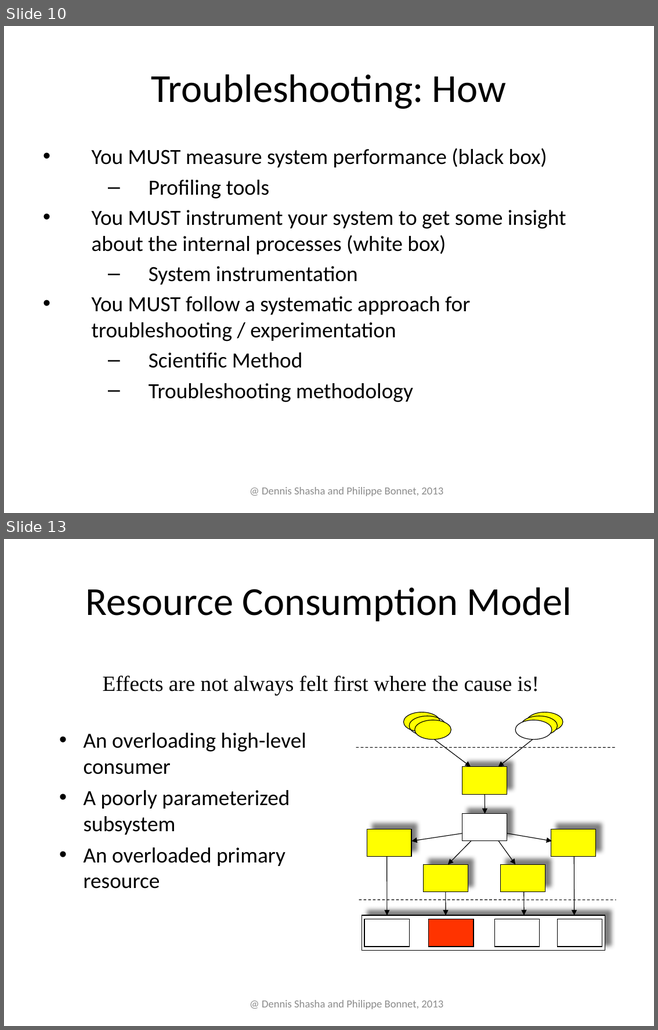
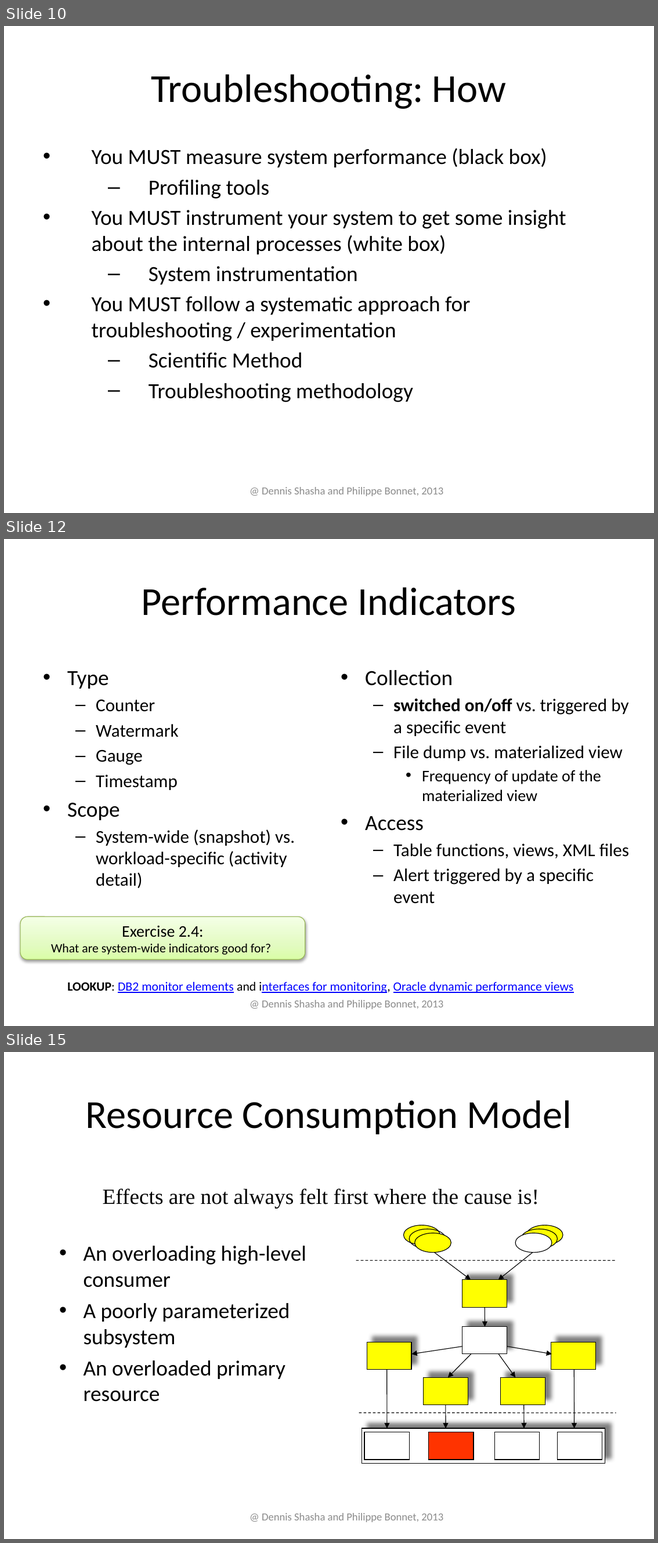
Before and after one commit to phbonnet/tuning, a slide deck: Slides/Troubleshooting.pptx. Shown one above the other, each under a label of ours: slides 10 and 13 before the commit, slides 10, 12 and 15 after it; the slides between them are not shown. The pictures are 658x1030 and 658x1543 pixels, drawn with LibreOffice and Linux fonts; fonts in the diff are those of the drawing. Boxes give left, top, right and bottom in pixels: in the first picture for what was removed or moved away, otherwise in the second. Text is boxed around its words. In the diff, an @@ line names an element or a change of style, - is before the commit and + after.

```diff
--- a/Slides/Troubleshooting.pptx
+++ b/Slides/Troubleshooting.pptx
@@ slide 12 added at (x1=4, y1=539, x2=654, y2=1026), background #FFFFFF @@
@@ title added at (x1=141, y1=587, x2=516, y2=616), 44 pt, text #000000 @@
+Performance Indicators
@@ text added at (x1=67, y1=671, x2=295, y2=888), 20 pt, text #000000 @@
+• Type
+  – Counter
+  – Watermark
+  – Gauge
+  – Timestamp
+• Scope
+  – System-wide (snapshot) vs. workload-specific (activity detail)
@@ text added at (x1=365, y1=670, x2=629, y2=904), 20 pt, text #000000 @@
+• Collection
+  – switched on/off vs. triggered by a specific event
+  – File dump vs. materialized view
+    • Frequency of update of the materialized view
+• Access
+  – Table functions, views, XML files
+  – Alert triggered by a specific event
@@ rounded rectangle added at (x1=20, y1=917, x2=305, y2=960), fill gradient #DAFDA7 to #E4FCC2 to #F5FFE7, outline #98B955 0.75 pt, 14 pt, text #000000 @@
+Exercise 2.4:
+What are system-wide indicators good for?
@@ text added at (x1=67, y1=982, x2=574, y2=993), 14 pt, text #0000FF, underline @@
+LOOKUP: DB2 monitor elements and interfaces for monitoring, Oracle dynamic performance views
@@ text added at (x1=262, y1=1000, x2=443, y2=1009), 12 pt, text #8C8C8C @@
+@ Dennis Shasha and Philippe Bonnet, 2013
@@ what was slide 13 is now slide 15 @@
```
Also in this commit, not shown: 9 slides changed, 2 other slides added, 1 slide removed, 1 other file.
